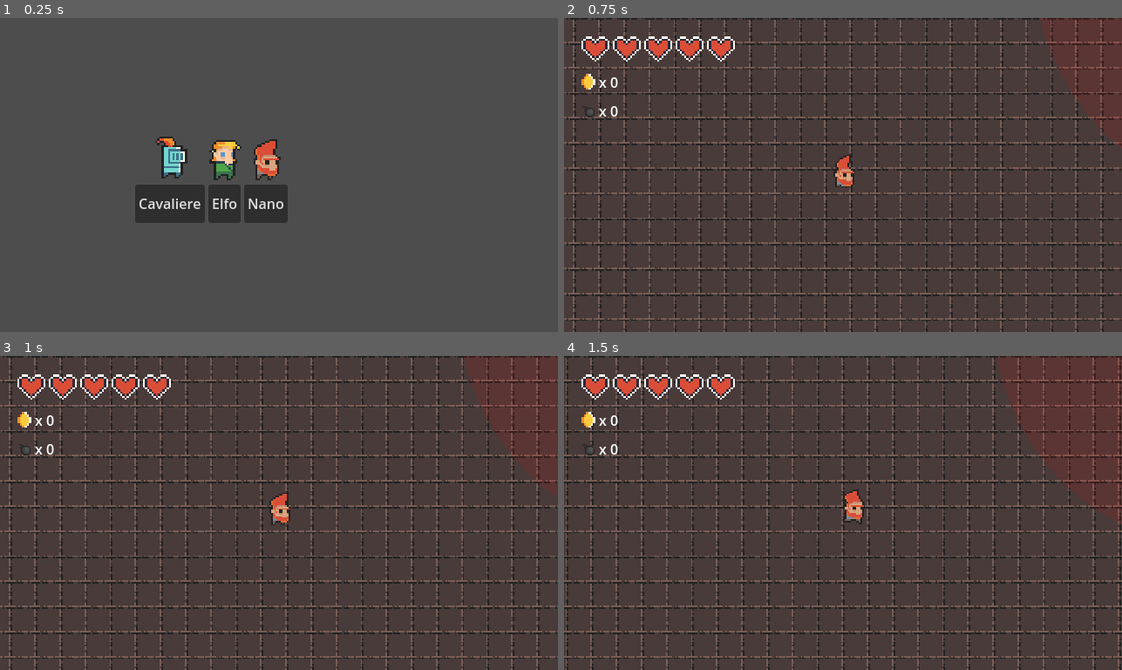
Above: before the commit, frames 1-4 (two rows, left to right).
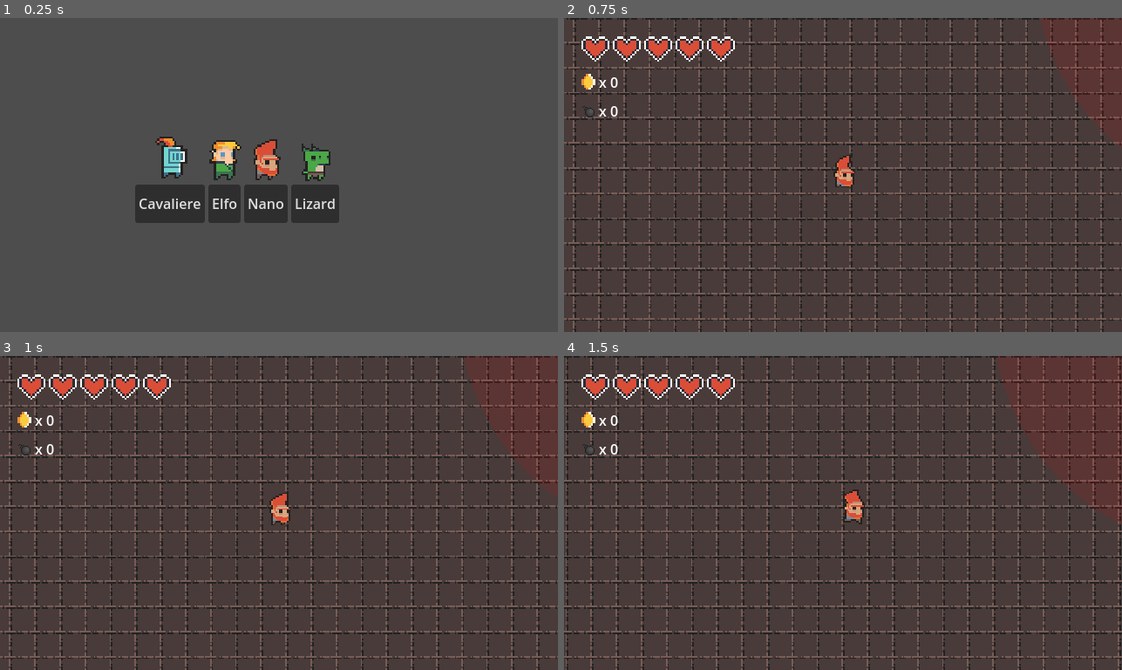
Above: after the commit, the same moments.

Repository: dadifr/Mobile_comp_Godot
Game: Godot game, scene res://scenes/character_selection.tscn
The game is run twice, just before and just after one commit, with the same random seed, the same clock (stepped at 60 frames per second) and the same inputs. This scene is started directly instead of the project's main scene.
Inputs:
- Up to frame 1 (0.25 s): no input
- Up to frame 2 (0.75 s): click "Nano" at 0.5 s
- Up to frame 3 (1 s): no input
- Up to frame 4 (1.5 s): hold Right (ui_right) from 1.28 s (still down); tap Space (attack) at 1.35 s

The runs differ from the first frame. In frame 1, 1.5% of the frame differs, in the area x 52-61%, y 40-66%; in frame 2, nothing differs; in frame 3, nothing differs; in frame 4, nothing differs.

Commit message:
new pg lizard
nuovo pg creato, funzionante

Diff:
--- a/scenes/character_selection.tscn
+++ b/scenes/character_selection.tscn
@@ -6,7 +6,9 @@
 [ext_resource type="PackedScene" uid="uid://bmpeipw8r4nj7" path="res://scenes/nano.tscn" id="4_cqj7k"]
 [ext_resource type="Texture2D" uid="uid://flgyr6efghe2" path="res://assets/sprites/frames pg e utility/character/knight_m_idle_anim_f0.png" id="4_iixut"]
 [ext_resource type="Texture2D" uid="uid://ded544xo5cem3" path="res://assets/sprites/frames pg e utility/character/elf_m_idle_anim_f0.png" id="5_dv8bk"]
+[ext_resource type="PackedScene" uid="uid://bjaiw72yylptu" path="res://scenes/lizard.tscn" id="5_v724p"]
 [ext_resource type="Texture2D" uid="uid://l4mvjx0sr5t5" path="res://assets/sprites/frames pg e utility/character/dwarf_m_idle_anim_f0.png" id="7_iixut"]
+[ext_resource type="Texture2D" uid="uid://bvsgl2fwpb4yf" path="res://assets/sprites/frames pg e utility/character/lizard_m_idle_anim_f0.png" id="8_iixut"]
 
 [node name="CharacterSelection" type="Control"]
 layout_mode = 3
@@ -17,6 +19,7 @@
 knight_scene = ExtResource("2_wh1ae")
 elf_scene = ExtResource("3_cqj7k")
 dwarf_scene = ExtResource("4_cqj7k")
+lizard_scene = ExtResource("5_v724p")
 
 [node name="ImCavaliere" type="TextureRect" parent="."]
 custom_minimum_size = Vector2(16, 16)
@@ -51,6 +54,17 @@
 expand_mode = 1
 stretch_mode = 5
 
+[node name="ImLizard" type="TextureRect" parent="."]
+custom_minimum_size = Vector2(16, 16)
+layout_mode = 0
+offset_left = 337.0
+offset_top = 124.0
+offset_right = 386.0
+offset_bottom = 187.0
+texture = ExtResource("8_iixut")
+expand_mode = 1
+stretch_mode = 5
+
 [node name="HBoxContainer" type="HBoxContainer" parent="."]
 layout_mode = 0
 offset_left = 155.0
@@ -69,3 +83,7 @@
 [node name="BtnNano" type="Button" parent="HBoxContainer"]
 layout_mode = 2
 text = "Nano"
+
+[node name="BtnLizard" type="Button" parent="HBoxContainer"]
+layout_mode = 2
+text = "Lizard"
--- /dev/null
+++ b/scenes/lizard.tscn
@@ -0,0 +1,148 @@
+[gd_scene load_steps=26 format=3 uid="uid://bjaiw72yylptu"]
+
+[ext_resource type="Script" uid="uid://duh7e6f4tpugl" path="res://scripts/cavaliere.gd" id="1_81uaw"]
+[ext_resource type="PackedScene" uid="uid://cdcedd8m54axk" path="res://scenes/bomb.tscn" id="2_wo0on"]
+[ext_resource type="Texture2D" uid="uid://558wwi0dhrid" path="res://assets/sprites/frames pg e utility/character/lizard_m_hit_anim_f0.png" id="3_h21u0"]
+[ext_resource type="Texture2D" uid="uid://cwes3i86l01bb" path="res://assets/sprites/frames pg e utility/character/lizard_m_idle_anim_f2.png" id="4_0hggi"]
+[ext_resource type="Texture2D" uid="uid://bvsgl2fwpb4yf" path="res://assets/sprites/frames pg e utility/character/lizard_m_idle_anim_f0.png" id="5_k8op4"]
+[ext_resource type="Texture2D" uid="uid://2t61fyevvk5k" path="res://assets/sprites/frames pg e utility/character/lizard_m_idle_anim_f1.png" id="6_ue4ws"]
+[ext_resource type="Texture2D" uid="uid://bjqjivfnqex33" path="res://assets/sprites/frames pg e utility/character/lizard_m_idle_anim_f3.png" id="7_8hxtg"]
+[ext_resource type="Texture2D" uid="uid://bqyakw4uvw2k0" path="res://assets/sprites/frames pg e utility/character/lizard_m_run_anim_f0.png" id="8_ie4cf"]
+[ext_resource type="Texture2D" uid="uid://dwj3v7u70q8kd" path="res://assets/sprites/frames pg e utility/character/lizard_m_run_anim_f1.png" id="9_xpdqf"]
+[ext_resource type="Texture2D" uid="uid://maptiopqqvry" path="res://assets/sprites/frames pg e utility/character/lizard_m_run_anim_f2.png" id="10_nhb3k"]
+[ext_resource type="Texture2D" uid="uid://dgh0frijbx6q2" path="res://assets/sprites/frames pg e utility/character/lizard_m_run_anim_f3.png" id="11_h3ti1"]
+
+[sub_resource type="AtlasTexture" id="AtlasTexture_4uh4w"]
+atlas = ExtResource("3_h21u0")
+region = Rect2(0, 0, 16, 28)
+
+[sub_resource type="AtlasTexture" id="AtlasTexture_p0oop"]
+atlas = ExtResource("3_h21u0")
+region = Rect2(0, 0, 16, 28)
+
+[sub_resource type="AtlasTexture" id="AtlasTexture_attwc"]
+atlas = ExtResource("4_0hggi")
+region = Rect2(0, 0, 16, 28)
+
+[sub_resource type="AtlasTexture" id="AtlasTexture_pu0j4"]
+atlas = ExtResource("5_k8op4")
+region = Rect2(0, 0, 16, 28)
+
+[sub_resource type="AtlasTexture" id="AtlasTexture_1mi44"]
+atlas = ExtResource("5_k8op4")
+region = Rect2(0, 0, 16, 28)
+
+[sub_resource type="AtlasTexture" id="AtlasTexture_6u2ri"]
+atlas = ExtResource("6_ue4ws")
+region = Rect2(0, 0, 16, 28)
+
+[sub_resource type="AtlasTexture" id="AtlasTexture_bg3bn"]
+atlas = ExtResource("4_0hggi")
+region = Rect2(0, 0, 16, 28)
+
+[sub_resource type="AtlasTexture" id="AtlasTexture_d6spx"]
+atlas = ExtResource("7_8hxtg")
+region = Rect2(0, 0, 16, 28)
+
+[sub_resource type="AtlasTexture" id="AtlasTexture_oclqe"]
+atlas = ExtResource("8_ie4cf")
+region = Rect2(0, 0, 16, 28)
+
+[sub_resource type="AtlasTexture" id="AtlasTexture_pnlcy"]
+atlas = ExtResource("9_xpdqf")
+region = Rect2(0, 0, 16, 28)
+
+[sub_resource type="AtlasTexture" id="AtlasTexture_ec0mk"]
+atlas = ExtResource("10_nhb3k")
+region = Rect2(0, 0, 16, 28)
+
+[sub_resource type="AtlasTexture" id="AtlasTexture_5jo8h"]
+atlas = ExtResource("11_h3ti1")
+region = Rect2(0, 0, 16, 28)
+
+[sub_resource type="SpriteFrames" id="SpriteFrames_o4126"]
+animations = [{
+"frames": [{
+"duration": 1.0,
+"texture": SubResource("AtlasTexture_4uh4w")
+}],
+"loop": false,
+"name": &"dead",
+"speed": 3.0
+}, {
+"frames": [{
+"duration": 1.0,
+"texture": SubResource("AtlasTexture_p0oop")
+}, {
+"duration": 1.0,
+"texture": SubResource("AtlasTexture_attwc")
+}, {
+"duration": 1.0,
+"texture": SubResource("AtlasTexture_pu0j4")
+}],
+"loop": false,
+"name": &"hurt",
+"speed": 3.0
+}, {
+"frames": [{
+"duration": 1.0,
+"texture": SubResource("AtlasTexture_1mi44")
+}, {
+"duration": 1.0,
+"texture": SubResource("AtlasTexture_6u2ri")
+}, {
+"duration": 1.0,
+"texture": SubResource("AtlasTexture_bg3bn")
+}, {
+"duration": 1.0,
+"texture": SubResource("AtlasTexture_d6spx")
+}],
+"loop": true,
+"name": &"idle",
+"speed": 10.0
+}, {
+"frames": [{
+"duration": 1.0,
+"texture": SubResource("AtlasTexture_oclqe")
+}, {
+"duration": 1.0,
+"texture": SubResource("AtlasTexture_pnlcy")
+}, {
+"duration": 1.0,
+"texture": SubResource("AtlasTexture_ec0mk")
+}, {
+"duration": 1.0,
+"texture": SubResource("AtlasTexture_5jo8h")
+}],
+"loop": true,
+"name": &"run",
+"speed": 10.0
+}]
+
+[sub_resource type="CircleShape2D" id="CircleShape2D_mdl7e"]
+radius = 6.0
+
+[node name="lizard" type="CharacterBody2D" groups=["player"]]
+motion_mode = 1
+script = ExtResource("1_81uaw")
+speed = 110.0
+max_health = 5
+bomb_scene = ExtResource("2_wo0on")
+metadata/_edit_group_ = true
+
+[node name="AnimatedSprite2D" type="AnimatedSprite2D" parent="."]
+sprite_frames = SubResource("SpriteFrames_o4126")
+animation = &"dead"
+
+[node name="Camera2D" type="Camera2D" parent="."]
+position = Vector2(0, 6)
+zoom = Vector2(1.8, 1.8)
+position_smoothing_enabled = true
+
+[node name="CollisionShape2D" type="CollisionShape2D" parent="."]
+position = Vector2(0, 6)
+shape = SubResource("CircleShape2D_mdl7e")
+
+[node name="Hand" type="Marker2D" parent="."]
+position = Vector2(10, 7)
+metadata/_edit_group_ = true
--- a/scripts/character_selection.gd
+++ b/scripts/character_selection.gd
@@ -4,17 +4,20 @@
 @export var knight_scene: PackedScene
 @export var elf_scene: PackedScene
 @export var dwarf_scene: PackedScene
+@export var lizard_scene: PackedScene
 
 # Riferimenti ai bottoni (se li hai chiamati diversamente, cambia i nomi qui!)
 @onready var btn_knight = $HBoxContainer/BtnCavaliere
 @onready var btn_elf = $HBoxContainer/BtnElfo
 @onready var btn_dwarf = $HBoxContainer/BtnNano
+@onready var btn_lizard = $HBoxContainer/BtnLizard
 
 func _ready():
 	# Colleghiamo i click dei bottoni
 	btn_knight.pressed.connect(_on_knight_selected)
 	btn_elf.pressed.connect(_on_elf_selected)
 	btn_dwarf.pressed.connect(_on_dwarf_selected)
+	btn_lizard.pressed.connect(_on_lizard_selected)
 
 func _on_knight_selected():
 	# 1. Diciamo al GameManager: "Ho scelto il Cavaliere!"
@@ -23,14 +26,17 @@
 	start_game()
 
 func _on_elf_selected():
-	# 1. Diciamo al GameManager: "Ho scelto il Mago!"
 	GameManager.selected_character_scene = elf_scene
 	# 2. Carichiamo il livello di gioco
 	start_game()
 
 func _on_dwarf_selected():
-	# 1. Diciamo al GameManager: "Ho scelto il Cavaliere!"
 	GameManager.selected_character_scene = dwarf_scene
+	# 2. Carichiamo il livello di gioco
+	start_game()
+
+func _on_lizard_selected():
+	GameManager.selected_character_scene = lizard_scene
 	# 2. Carichiamo il livello di gioco
 	start_game()
 
Not shown: 1 places in scenes/character_selection.tscn that only renumber resources
